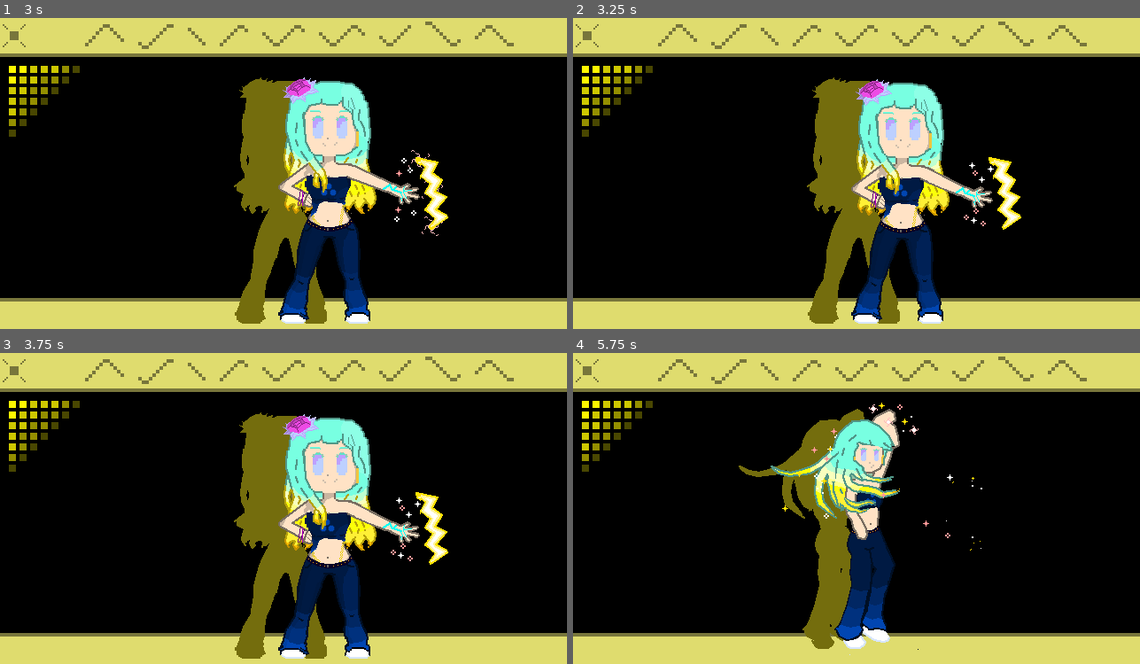
Above: before the commit, frames 1-4 (two rows, left to right).
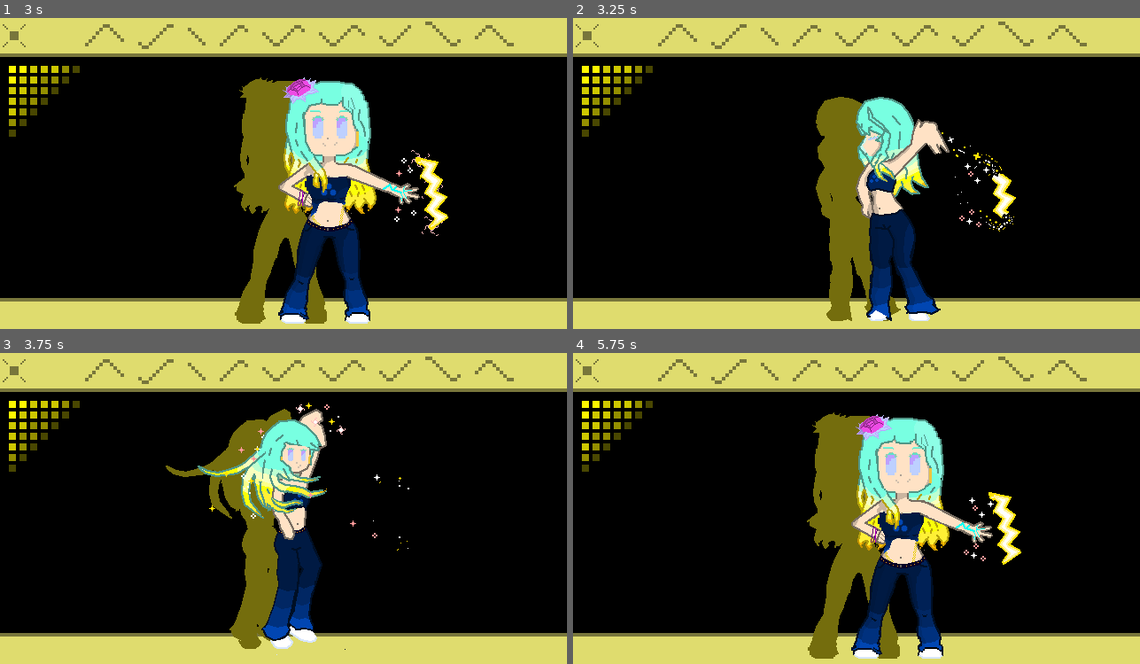
Above: after the commit, the same moments.

Repository: ifoudil/Chromatic-Requiem
Game: Godot game, scene res://Scenes/drip.tscn
Same seed, same stepped clock (60 frames per second), same inputs: the game is played once before the commit and once after it. This scene is started directly instead of the project's main scene.
Inputs:
- Up to frame 1 (3 s): tap Enter (ui_accept) at 0.5, 2, 2.75 s; hold Right (move_right) 0.53-2.03 s; tap Z (atk) at 0.6, 2.1 s; tap Space (jump) at 0.77, 1.52 s; tap N (switch_idle) at 1.35, 2.85 s; hold Left (move_left) 2.03-2.78 s; hold Right (move_right) from 2.78 s (still down)
- Up to frame 2 (3.25 s): keep holding Right (move_right); tap Space (jump) at 3.02 s
- Up to frame 3 (3.75 s): keep holding Right (move_right); tap Z (atk) at 3.6 s
- Up to frame 4 (5.75 s): tap Space (jump) at 3.77, 4.52 s; release Right (move_right) at 4.28 s; hold Left (move_left) 4.28-5.03 s; tap N (switch_idle) at 4.35 s; tap Enter (ui_accept) at 5 s; hold Right (move_right) from 5.03 s (still down); tap Z (atk) at 5.1 s

Frame 1 is identical in both runs. In frame 2, 12% of the frame differs, in the area x 41-80%, y 19-99%; in frame 3, 16%, in the area x 29-80%, y 15-99%; in frame 4, 16%.

Commit message:
ajust drip design

Diff:
--- a/Scenes/drip.tscn
+++ b/Scenes/drip.tscn
@@ -1,17 +1,47 @@
-[gd_scene load_steps=11 format=3 uid="uid://c8nitoc645kcs"]
+[gd_scene load_steps=18 format=3 uid="uid://c8nitoc645kcs"]
 
 [ext_resource type="Script" uid="uid://bo6upbbe1nw1d" path="res://scripts/drip.gd" id="1_a4haw"]
 [ext_resource type="Texture2D" uid="uid://88hv2htqkxvu" path="res://Assets/drip1.png" id="2_7aswd"]
+[ext_resource type="Texture2D" uid="uid://6hceu2wgeypj" path="res://Assets/continue3.png" id="2_tp5ut"]
+[ext_resource type="Texture2D" uid="uid://0lhknoonwwbw" path="res://Assets/continue4.png" id="3_4sagc"]
 [ext_resource type="Texture2D" uid="uid://c8rxnd5rlruft" path="res://Assets/drip2.png" id="3_k45p5"]
+[ext_resource type="Texture2D" uid="uid://dt7bwl0mcm3ok" path="res://Assets/continue5.png" id="4_j8oo4"]
 [ext_resource type="Texture2D" uid="uid://cnimous466qwg" path="res://Assets/drip3.png" id="4_u7koi"]
+[ext_resource type="Texture2D" uid="uid://daxtxhegdli2y" path="res://Assets/continue6.png" id="5_am5sp"]
 [ext_resource type="Texture2D" uid="uid://dyfylknylndmm" path="res://Assets/drip4.png" id="5_t44f3"]
+[ext_resource type="Texture2D" uid="uid://bph4llrkwl4b3" path="res://Assets/continue7.png" id="6_bqg4a"]
 [ext_resource type="Texture2D" uid="uid://cgj8rxf1diph8" path="res://Assets/drip5.png" id="6_le7v4"]
 [ext_resource type="Texture2D" uid="uid://tyojwxnew6yi" path="res://Assets/drip6.png" id="7_738gv"]
+[ext_resource type="Texture2D" uid="uid://cl3hvf0sdia12" path="res://Assets/continue1.png" id="7_n0ca1"]
 [ext_resource type="Texture2D" uid="uid://55opu2kxcahf" path="res://Assets/drip7.png" id="8_tp5ut"]
 [ext_resource type="Texture2D" uid="uid://57m54t2a8opi" path="res://Assets/drip8.png" id="9_4sagc"]
+[ext_resource type="Texture2D" uid="uid://bcm3bjds4uqkf" path="res://Assets/continue2.png" id="10_cujv8"]
 
 [sub_resource type="SpriteFrames" id="SpriteFrames_j8oo4"]
 animations = [{
+"frames": [{
+"duration": 1.0,
+"texture": ExtResource("2_tp5ut")
+}, {
+"duration": 1.0,
+"texture": ExtResource("3_4sagc")
+}, {
+"duration": 1.0,
+"texture": ExtResource("4_j8oo4")
+}, {
+"duration": 1.0,
+"texture": ExtResource("5_am5sp")
+}, {
+"duration": 1.0,
+"texture": ExtResource("6_bqg4a")
+}, {
+"duration": 1.0,
+"texture": ExtResource("7_n0ca1")
+}],
+"loop": true,
+"name": &"continue",
+"speed": 8.0
+}, {
 "frames": [{
 "duration": 1.0,
 "texture": ExtResource("2_7aswd")
@@ -21,6 +51,17 @@
 }],
 "loop": true,
 "name": &"default",
+"speed": 1.0
+}, {
+"frames": [{
+"duration": 1.0,
+"texture": ExtResource("7_n0ca1")
+}, {
+"duration": 1.0,
+"texture": ExtResource("10_cujv8")
+}],
+"loop": true,
+"name": &"default2",
 "speed": 1.0
 }, {
 "frames": [{
@@ -35,9 +76,6 @@
 }, {
 "duration": 1.0,
 "texture": ExtResource("7_738gv")
-}, {
-"duration": 1.0,
-"texture": ExtResource("8_tp5ut")
 }, {
 "duration": 1.0,
 "texture": ExtResource("8_tp5ut")
@@ -62,4 +100,4 @@
 scale = Vector2(1, 1)
 sprite_frames = SubResource("SpriteFrames_j8oo4")
 animation = &"drip"
-frame_progress = 0.935274
+frame_progress = 0.263314
--- a/Scenes/intro.tscn
+++ b/Scenes/intro.tscn
@@ -217,7 +217,7 @@
 scale = Vector2(1.00156, 1)
 sprite_frames = SubResource("SpriteFrames_b226h")
 animation = &"skip2"
-frame_progress = 0.792533
+frame_progress = 0.0938838
 
 [node name="AudioStreamPlayer2D2" type="AudioStreamPlayer2D" parent="."]
 position = Vector2(641.501, 360)
--- a/Scripts/drip.gd
+++ b/Scripts/drip.gd
@@ -4,12 +4,16 @@
 @onready var sprite = $AnimatedSprite2D
 
 func _ready():
-	while true:
 		sprite.play("default")
-		await get_tree().create_timer(5).timeout
+		await get_tree().create_timer(3).timeout
 
 		sprite.play("drip")
-		await get_tree().create_timer(1.322).timeout
+		await get_tree().create_timer(1.1366).timeout
 
 		sprite.play("default")
-		await get_tree().create_timer(5).timeout
+		await get_tree().create_timer(2).timeout
+
+		sprite.play("continue")
+		await get_tree().create_timer(0.75).timeout
+
+		sprite.play("default2")
Binary file added: Assets/continue3.png
Binary file added: Assets/continue4.png
Binary file added: Assets/continue5.png
Binary file added: Assets/continue6.png
Binary file added: Assets/continue7.png
Not shown, changed: .DS_Store
